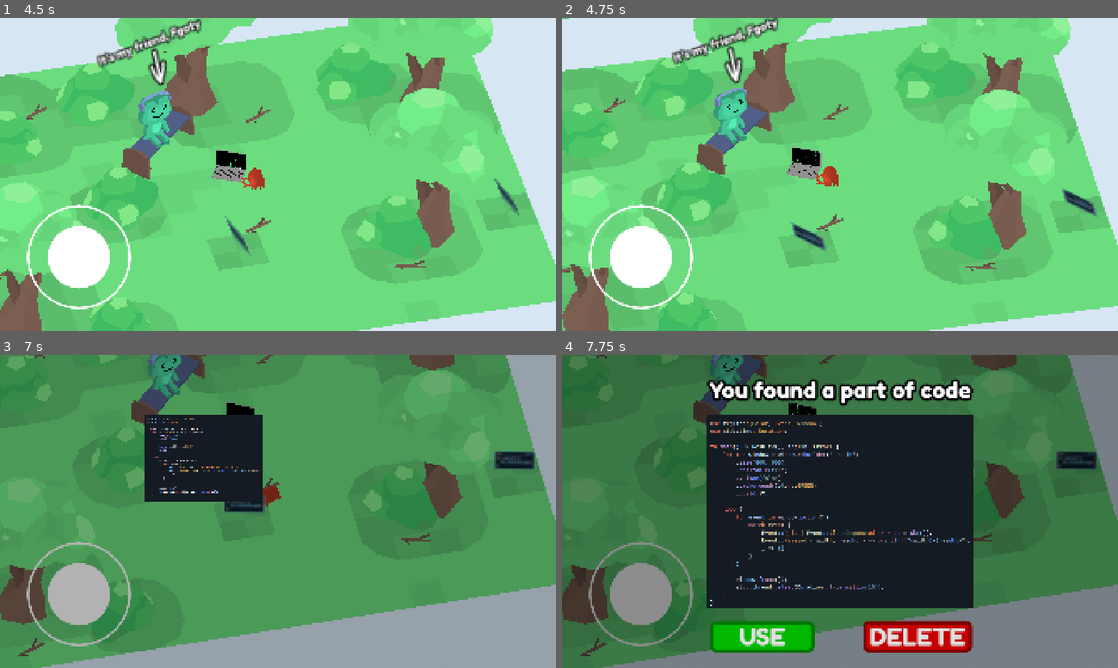
Above: before the commit, frames 1-4 (two rows, left to right).
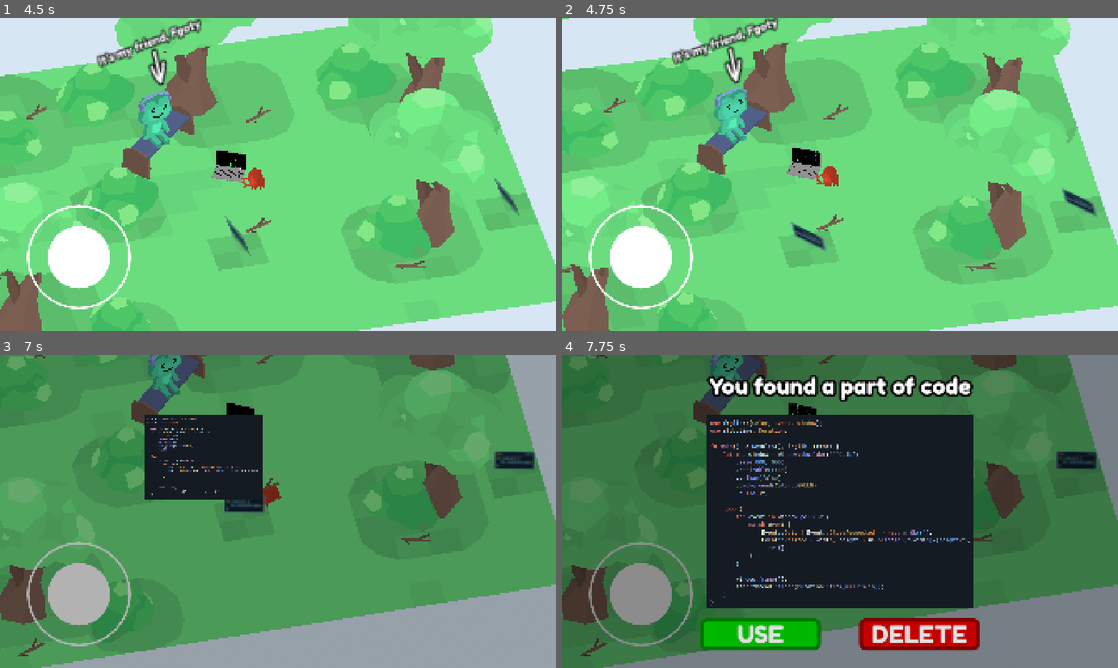
Above: after the commit, the same moments.

Repository: EnotCoder/my_friend_is_fgoty
Game: Godot game, scene res://scenes/levels/level_1.tscn
Two runs of this game, one before a commit and one after it. Both use one fixed random seed, a clock stepped at 60 frames per second and the inputs below. This scene is started directly instead of the project's main scene.
Inputs (mouse positions are in pixels of both pictures, inside the frame that each line leads up to):
- Up to frame 1 (4.5 s): tap Enter at 0.5 s; move the mouse to (400, 158) at 0.52 s; hold Right (ui_right) 0.53-1.25 s; tap A (A) at 0.6, 2.3, 3.8 s; click (400, 158) at 0.67 s; drag from (166, 190) to (250, 237) at 1.27 s; move the mouse to (333, 105) at 2.02 s; hold Right (ui_right) 2.03-2.75 s; tap D (D) at 2.1 s; click (333, 105) at 2.17 s; drag from (250, 237) to (111, 127) at 2.77 s; move the mouse to (444, 221) at 3.52 s; hold Left (ui_left) 3.53-4.25 s; tap W (W) at 3.6 s; click (444, 221) at 3.67 s; drag from (111, 127) to (194, 96) at 4.27 s
- Up to frame 2 (4.75 s): no input
- Up to frame 3 (7 s): move the mouse to (305, 511) at 5.02 s; hold Down (ui_down) 5.03-5.75 s; tap A (A) at 5.1, 6.8 s; click (305, 511) at 5.17 s; drag from (194, 433) to (166, 527) at 5.77 s; move the mouse to (400, 495) at 6.52 s; hold Up (ui_up) from 6.53 s (still down); tap S (S) at 6.6 s; click (400, 495) at 6.67 s
- Up to frame 4 (7.75 s): release Up (ui_up) at 7.25 s; drag from (728, 527) to (812, 574) at 7.27 s

Frame 1 is identical in both runs. In frame 2, less than 0.1% of the frame differs, in the area x 27-34%, y 23-40%; in frame 3, 0.5%; in frame 4, 7.3%, in the area x 24-76%, y 6-96%.

Commit message:
little fix

Diff:
--- a/scenes/action_scene/code_obj.tscn
+++ b/scenes/action_scene/code_obj.tscn
@@ -111,19 +111,19 @@
 tracks/0/type = "value"
 tracks/0/imported = false
 tracks/0/enabled = true
-tracks/0/path = NodePath("use:position")
+tracks/0/path = NodePath("ui/use:position")
 tracks/0/interp = 1
 tracks/0/loop_wrap = true
 tracks/0/keys = {
 "times": PackedFloat32Array(0),
 "transitions": PackedFloat32Array(1),
 "update": 0,
-"values": [Vector2(511, 1300)]
+"values": [Vector2(0, 1300)]
 }
 tracks/1/type = "value"
 tracks/1/imported = false
 tracks/1/enabled = true
-tracks/1/path = NodePath("delete:position")
+tracks/1/path = NodePath("ui/delete:position")
 tracks/1/interp = 1
 tracks/1/loop_wrap = true
 tracks/1/keys = {
@@ -147,7 +147,7 @@
 tracks/3/type = "value"
 tracks/3/imported = false
 tracks/3/enabled = true
-tracks/3/path = NodePath("text:visible_ratio")
+tracks/3/path = NodePath("ui/text:visible_ratio")
 tracks/3/interp = 1
 tracks/3/loop_wrap = true
 tracks/3/keys = {
@@ -159,26 +159,26 @@
 tracks/4/type = "value"
 tracks/4/imported = false
 tracks/4/enabled = true
-tracks/4/path = NodePath("text:position")
+tracks/4/path = NodePath("ui/code:scale")
 tracks/4/interp = 1
 tracks/4/loop_wrap = true
 tracks/4/keys = {
 "times": PackedFloat32Array(0),
 "transitions": PackedFloat32Array(1),
 "update": 0,
-"values": [Vector2(508, 75)]
+"values": [Vector2(0, 0)]
 }
 tracks/5/type = "value"
 tracks/5/imported = false
 tracks/5/enabled = true
-tracks/5/path = NodePath("code:scale")
+tracks/5/path = NodePath("ui/text:position")
 tracks/5/interp = 1
 tracks/5/loop_wrap = true
 tracks/5/keys = {
 "times": PackedFloat32Array(0),
 "transitions": PackedFloat32Array(1),
 "update": 0,
-"values": [Vector2(0, 0)]
+"values": [Vector2(31, 0)]
 }
 
 [sub_resource type="Animation" id="Animation_sefyh"]
@@ -187,26 +187,26 @@
 tracks/0/type = "value"
 tracks/0/imported = false
 tracks/0/enabled = true
-tracks/0/path = NodePath("use:position")
+tracks/0/path = NodePath("ui/use:position")
 tracks/0/interp = 1
 tracks/0/loop_wrap = true
 tracks/0/keys = {
 "times": PackedFloat32Array(0.2, 0.5),
 "transitions": PackedFloat32Array(1, 1),
 "update": 0,
-"values": [Vector2(511, 1300), Vector2(511, 917)]
+"values": [Vector2(0, 1300), Vector2(0, 848)]
 }
 tracks/1/type = "value"
 tracks/1/imported = false
 tracks/1/enabled = true
-tracks/1/path = NodePath("delete:position")
+tracks/1/path = NodePath("ui/delete:position")
 tracks/1/interp = 1
 tracks/1/loop_wrap = true
 tracks/1/keys = {
 "times": PackedFloat32Array(0.2, 0.5),
 "transitions": PackedFloat32Array(1, 1),
 "update": 0,
-"values": [Vector2(1039, 1300), Vector2(1039, 917)]
+"values": [Vector2(549, 1300), Vector2(549, 848)]
 }
 tracks/2/type = "value"
 tracks/2/imported = false
@@ -223,7 +223,7 @@
 tracks/3/type = "value"
 tracks/3/imported = false
 tracks/3/enabled = true
-tracks/3/path = NodePath("text:visible_ratio")
+tracks/3/path = NodePath("ui/text:visible_ratio")
 tracks/3/interp = 1
 tracks/3/loop_wrap = true
 tracks/3/keys = {
@@ -235,7 +235,7 @@
 tracks/4/type = "value"
 tracks/4/imported = false
 tracks/4/enabled = true
-tracks/4/path = NodePath("code:scale")
+tracks/4/path = NodePath("ui/code:scale")
 tracks/4/interp = 1
 tracks/4/loop_wrap = true
 tracks/4/keys = {
@@ -251,38 +251,38 @@
 tracks/0/type = "value"
 tracks/0/imported = false
 tracks/0/enabled = true
-tracks/0/path = NodePath("delete:position")
+tracks/0/path = NodePath("ui/delete:position")
 tracks/0/interp = 1
 tracks/0/loop_wrap = true
 tracks/0/keys = {
 "times": PackedFloat32Array(0, 0.2),
 "transitions": PackedFloat32Array(1, 1),
 "update": 0,
-"values": [Vector2(1039, 917), Vector2(1039, 1300)]
+"values": [Vector2(549, 848), Vector2(549, 1300)]
 }
 tracks/1/type = "value"
 tracks/1/imported = false
 tracks/1/enabled = true
-tracks/1/path = NodePath("use:position")
+tracks/1/path = NodePath("ui/use:position")
 tracks/1/interp = 1
 tracks/1/loop_wrap = true
 tracks/1/keys = {
 "times": PackedFloat32Array(0, 0.2),
 "transitions": PackedFloat32Array(1, 1),
 "update": 0,
-"values": [Vector2(511, 917), Vector2(511, 1300)]
+"values": [Vector2(0, 848), Vector2(0, 1300)]
 }
 tracks/2/type = "value"
 tracks/2/imported = false
 tracks/2/enabled = true
-tracks/2/path = NodePath("text:position")
+tracks/2/path = NodePath("ui/text:position")
 tracks/2/interp = 1
 tracks/2/loop_wrap = true
 tracks/2/keys = {
 "times": PackedFloat32Array(0, 0.2),
 "transitions": PackedFloat32Array(1, 1),
 "update": 0,
-"values": [Vector2(508, 75), Vector2(508, 1200)]
+"values": [Vector2(31, 0), Vector2(31, 1200)]
 }
 tracks/3/type = "value"
 tracks/3/imported = false
@@ -299,7 +299,7 @@
 tracks/4/type = "value"
 tracks/4/imported = false
 tracks/4/enabled = true
-tracks/4/path = NodePath("code:scale")
+tracks/4/path = NodePath("ui/code:scale")
 tracks/4/interp = 1
 tracks/4/loop_wrap = true
 tracks/4/keys = {
@@ -340,7 +340,6 @@
 grow_horizontal = 2
 grow_vertical = 2
 mouse_filter = 2
-script = ExtResource("4_sefyh")
 
 [node name="rect" type="ColorRect" parent="ui" unique_id=1628503229]
 layout_mode = 1
@@ -352,34 +351,46 @@
 mouse_filter = 2
 color = Color(0, 0, 0, 0)
 
-[node name="code" type="TextureRect" parent="ui" unique_id=1986153192]
+[node name="ui" type="Control" parent="ui" unique_id=736285383]
 layout_mode = 1
 anchors_preset = 8
 anchor_left = 0.5
 anchor_top = 0.5
 anchor_right = 0.5
 anchor_bottom = 0.5
-offset_left = -461.80554
-offset_top = -332.5
-offset_right = 461.807
-offset_bottom = 332.5027
+offset_left = -483.0
+offset_top = -479.0
+offset_right = 483.0
+offset_bottom = 479.0
+grow_horizontal = 2
+grow_vertical = 2
+mouse_filter = 2
+script = ExtResource("4_sefyh")
+
+[node name="code" type="TextureRect" parent="ui/ui" unique_id=1986153192]
+layout_mode = 1
+anchors_preset = 8
+anchor_left = 0.5
+anchor_top = 0.5
+anchor_right = 0.5
+anchor_bottom = 0.5
+offset_left = -461.80627
+offset_top = -332.50134
+offset_right = 461.80627
+offset_bottom = 332.50134
 grow_horizontal = 2
 grow_vertical = 2
 scale = Vector2(1e-05, 1e-05)
 texture = ExtResource("1_kqwqn")
 
-[node name="use" type="Button" parent="ui" unique_id=2024620682]
-layout_mode = 1
-anchors_preset = 7
-anchor_left = 0.5
+[node name="use" type="Button" parent="ui/ui" unique_id=2024620682]
+layout_mode = 1
+anchors_preset = 2
 anchor_top = 1.0
-anchor_right = 0.5
 anchor_bottom = 1.0
-offset_left = -449.0
-offset_top = 220.0
-offset_right = -88.0
-offset_bottom = 330.00012
-grow_horizontal = 2
+offset_top = 342.0
+offset_right = 417.0004
+offset_bottom = 452.0
 grow_vertical = 0
 theme_override_fonts/font = ExtResource("5_nbfq8")
 theme_override_font_sizes/font_size = 84
@@ -389,18 +400,18 @@
 theme_override_styles/disabled = SubResource("StyleBoxFlat_sefyh")
 text = "USE"
 
-[node name="delete" type="Button" parent="ui" unique_id=1128127866]
-layout_mode = 1
-anchors_preset = 7
-anchor_left = 0.5
+[node name="delete" type="Button" parent="ui/ui" unique_id=1128127866]
+layout_mode = 1
+anchors_preset = 3
+anchor_left = 1.0
 anchor_top = 1.0
-anchor_right = 0.5
+anchor_right = 1.0
 anchor_bottom = 1.0
-offset_left = 79.0
-offset_top = 220.0
-offset_right = 457.0
-offset_bottom = 330.00012
-grow_horizontal = 2
+offset_left = 73.0
+offset_top = 342.0
+offset_right = 489.9989
+offset_bottom = 452.00012
+grow_horizontal = 0
 grow_vertical = 0
 theme_override_fonts/font = ExtResource("5_nbfq8")
 theme_override_font_sizes/font_size = 84
@@ -410,15 +421,14 @@
 theme_override_styles/disabled = SubResource("StyleBoxFlat_4wfdx")
 text = "DELETE"
 
-[node name="text" type="Label" parent="ui" unique_id=1934658612]
+[node name="text" type="Label" parent="ui/ui" unique_id=1934658612]
 layout_mode = 1
 anchors_preset = 5
 anchor_left = 0.5
 anchor_right = 0.5
 offset_left = -452.0
-offset_top = 75.0
-offset_right = 452.0
-offset_bottom = 168.0003
+offset_right = 452.00012
+offset_bottom = 93.0
 grow_horizontal = 2
 theme_override_colors/font_outline_color = Color(0, 0, 0, 1)
 theme_override_constants/outline_size = 33
@@ -428,5 +438,6 @@
 visible_characters = 0
 visible_ratio = 0.0
 
-[node name="AnimationPlayer" type="AnimationPlayer" parent="ui" unique_id=194723939]
+[node name="AnimationPlayer" type="AnimationPlayer" parent="ui/ui" unique_id=194723939]
+root_node = NodePath("../..")
 libraries/ = SubResource("AnimationLibrary_4wfdx")
--- a/scenes/action_scene/player.tscn
+++ b/scenes/action_scene/player.tscn
@@ -225,6 +225,7 @@
 anchor_bottom = 1.0
 grow_horizontal = 2
 grow_vertical = 2
+mouse_filter = 2
 
 [node name="joystick" type="VirtualJoystick" parent="moble_ui" unique_id=447510433]
 layout_mode = 1
--- a/scripts/action/code_obj.gd
+++ b/scripts/action/code_obj.gd
@@ -10,8 +10,8 @@
 
 @onready var sprite_code: Sprite3D = $sprite_code
 @onready var grass_shadow_cell: MeshInstance3D = $GrassShadowCell
-@onready var ui: Control = $ui
-@onready var code: TextureRect = $ui/code
+@onready var ui: Control = $ui/ui
+@onready var code: TextureRect = $ui/ui/code
 
 var time: float = 0.0;
 var start_y: float = 0.0;
